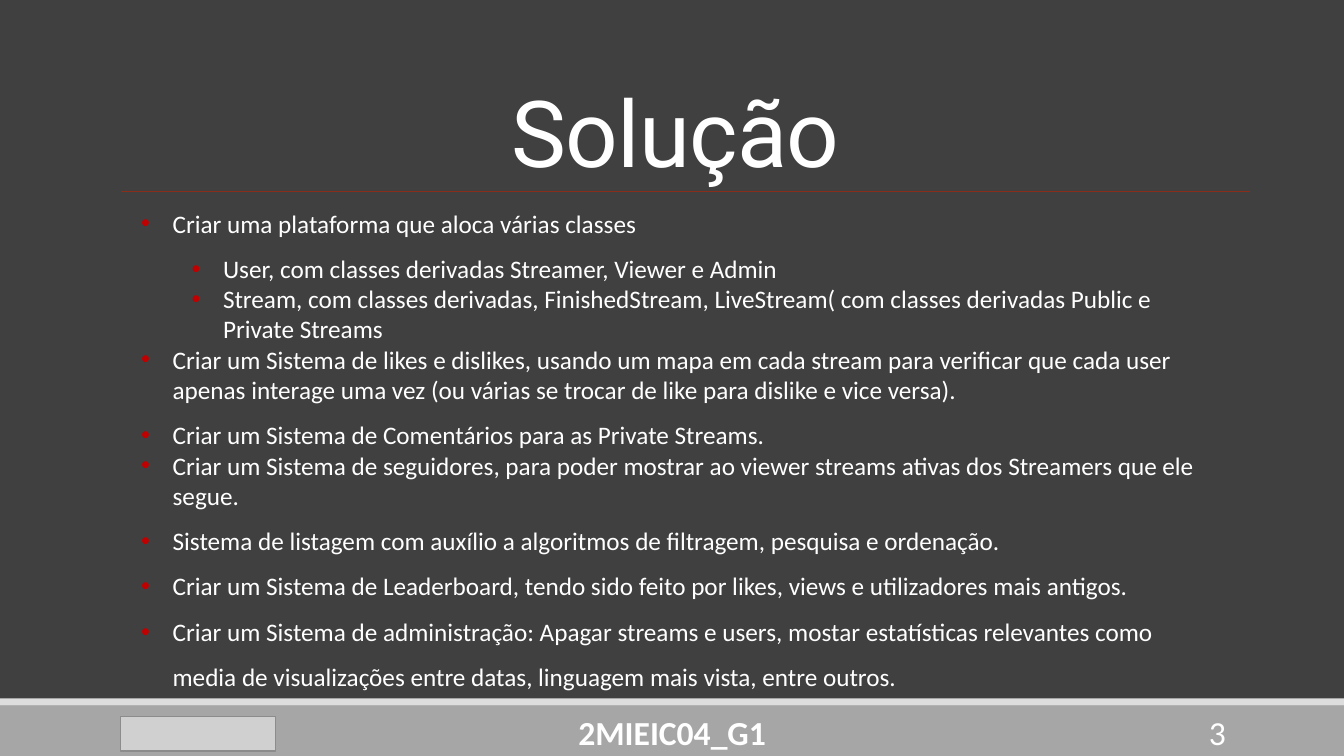
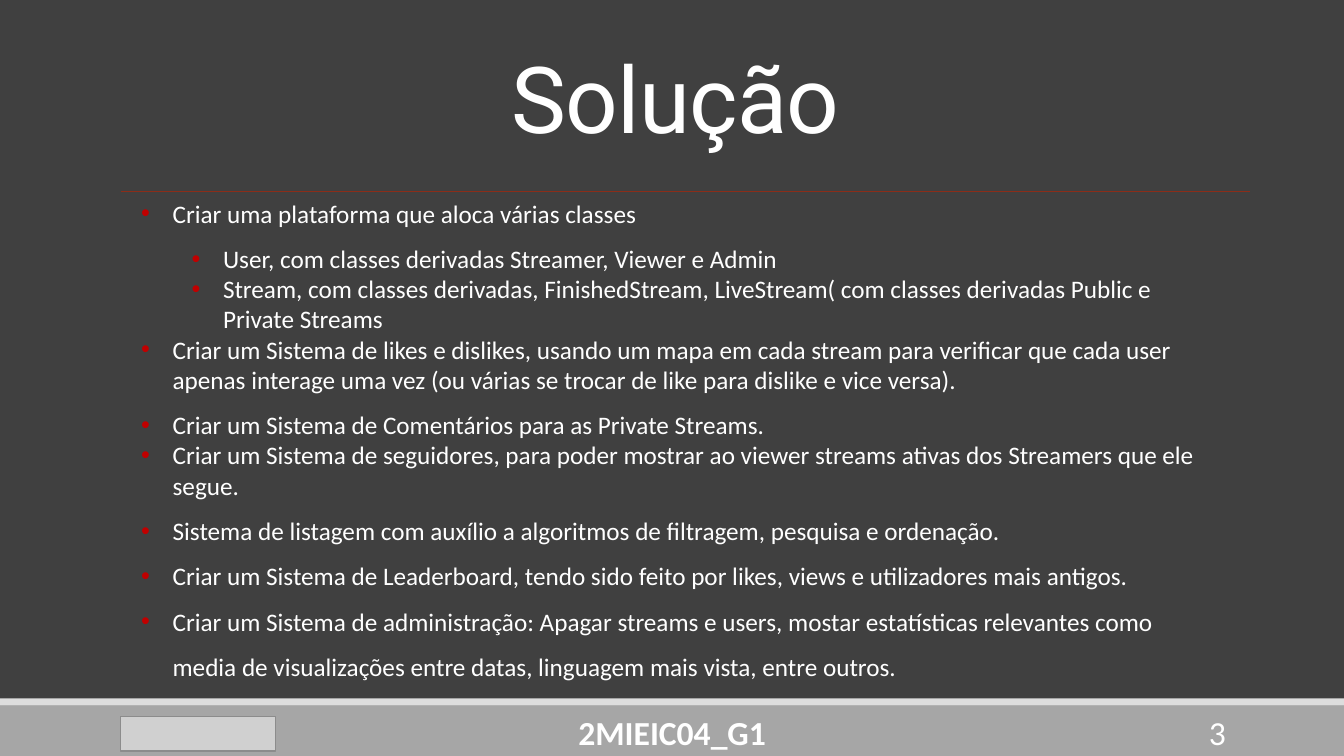
Before and after one commit to DoStini/FEUP-AEDA-proj, a slide deck: slide 3 of StreamZ_Apresentation4.pptx. Drawn at 1344x756 pixels with LibreOffice and Linux fonts; fonts in the diff are those of the drawing; grey boxes stand for pictures. Boxes give left, top, right and bottom in pixels: in the first picture for what was removed or moved away, otherwise in the second. Text is boxed around its words. In the diff, an @@ line names an element or a change of style, - is before the commit and + after.

Commit message:
Presentation polishing

```diff
--- a/StreamZ_Apresentation4.pptx
+++ b/StreamZ_Apresentation4.pptx
@@ title "Solução": place and size @@
-title "Solução" at (511,97,839,187)
+title "Solução" at (511,63,839,153)
@@ text "Criar uma plataforma que aloca ...": place and size @@
-text "Criar uma plataforma que aloca ..." at (173,215,1193,691)
+text "Criar uma plataforma que aloca ..." at (173,205,1193,681)
```
